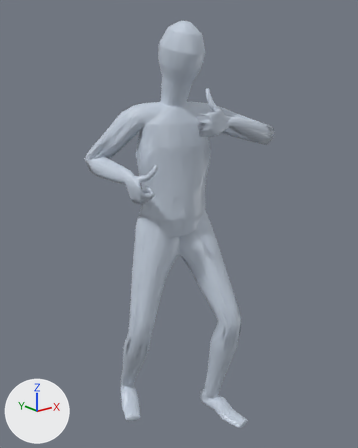
An edit to the glTF model app/assets/anims/Base/sword_shield_block.glb, drawn before and after from the same camera.
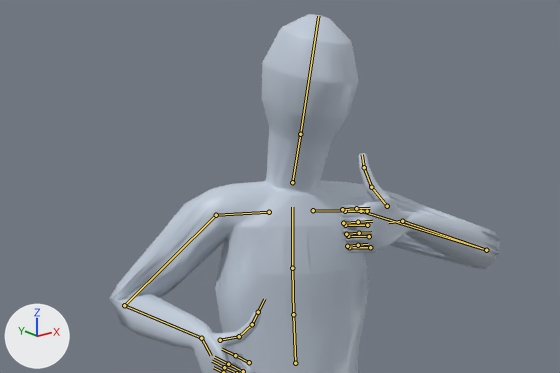
Each version is shown whole from a 50 mm lens placed at (-1.257, -1.614, 1.55), pointed at (-0.005, -0.049, 0.924), then close up on the part from 9% to 85% of the width and 3% to 44% of the height. The lights are fixed; the arrows at lower left show +X, +Y and +Z. The first two pictures are the older version. Both versions are drawn at frame 21 of the action 'Animation'; the numbers are the values there. The bones that change, and the others that lie on the model, are drawn over the model as lines in the close-ups.

In view in the first close-up: 'Body_human_male'.
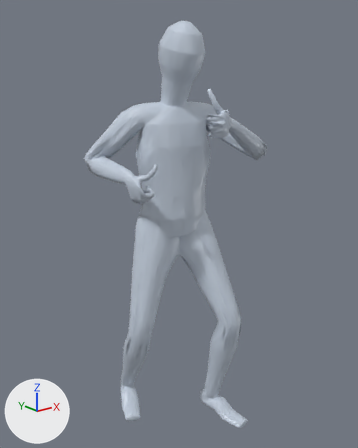
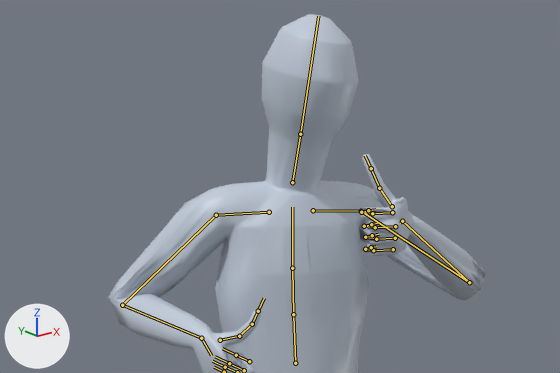
Pixel boxes (x1, y1, x2, y2) of what changed, in the close-ups (560 x 373 px):
'Body_human_male', posed: before (109, 14, 500, 373); after (108, 14, 486, 373)
bone 'mixamorig:LeftArm', root to tip: before (361, 211) to (486, 250); after (361, 211) to (469, 282)
bone 'mixamorig:LeftHand', root to tip: before (402, 221) to (388, 222); after (402, 221) to (400, 223)

The change in detail:
Bone 'mixamorig:LeftArm' (bone_mixamorig_leftarm) turns from (-8, -17, -46) to (-24, -27, -43) degrees about its own x, y and z.
Bone 'mixamorig:LeftHand' (bone_mixamorig_lefthand) turns from (-59, -72, 60) to (-25, -54, 56) degrees about its own x, y and z.
